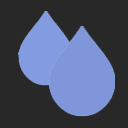
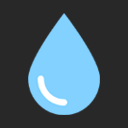
Layer changes from the first 128 x 128 image to the second:
renamed "Layer 3" to "Layer 4", painted on it over [28, 13, 115, 117]
removed layer "Layer 2" over [18, 11, 73, 86]
